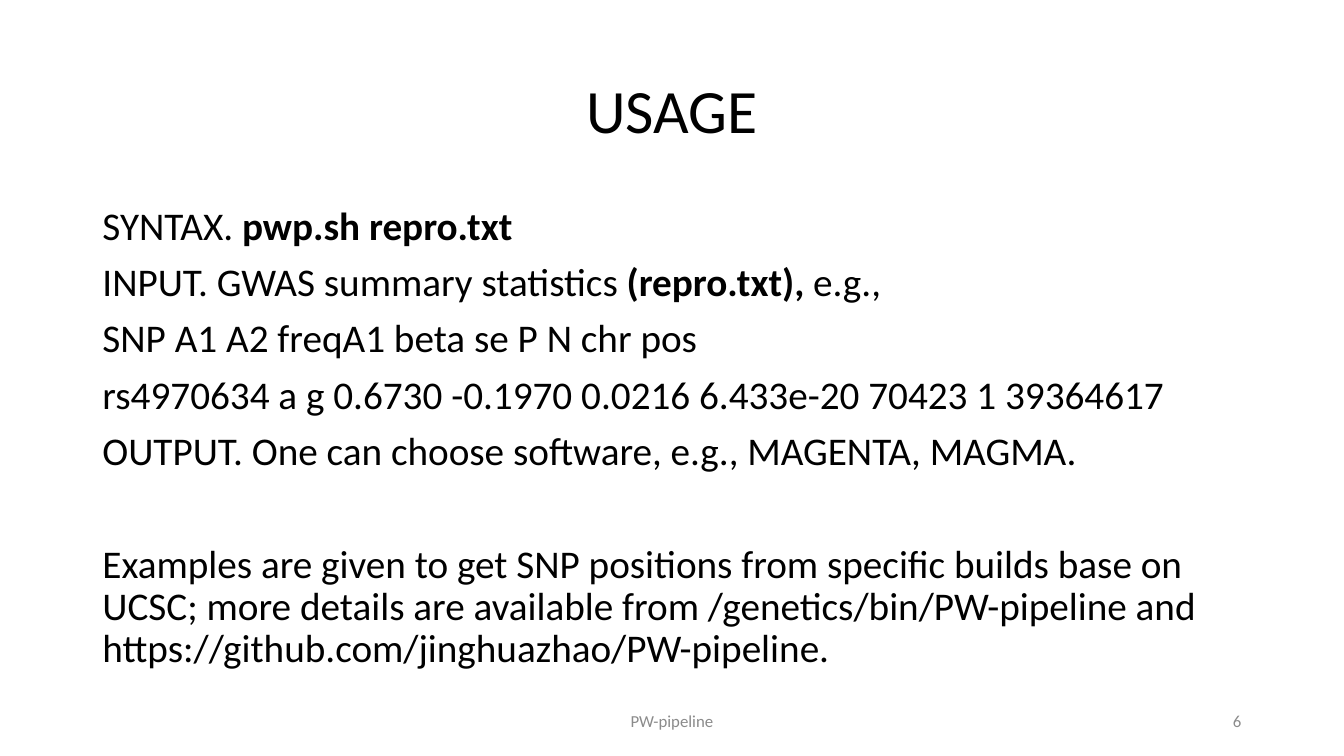
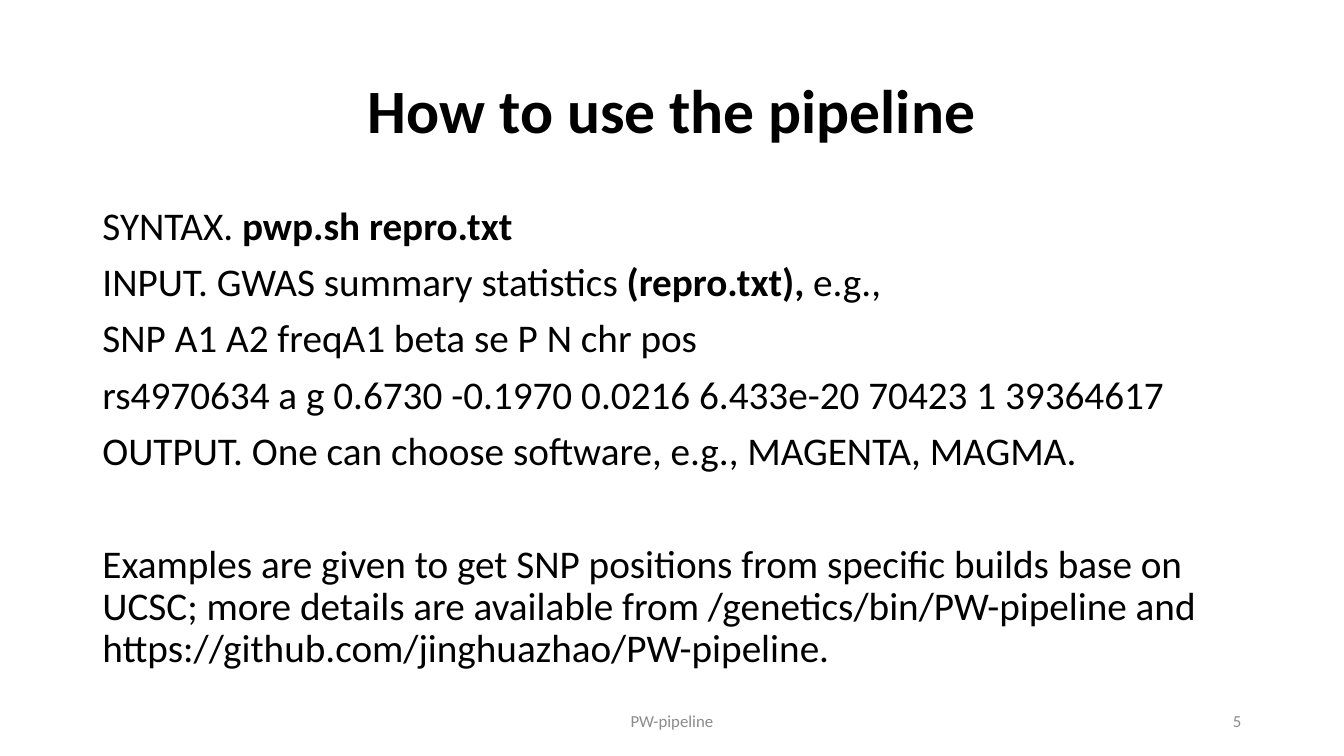
Before and after one commit to jinghuazhao/PW-pipeline, a slide deck: slide 5 of README.pptx (slide 6 before the commit). Drawn at 1344x756 pixels with LibreOffice and Linux fonts; fonts in the diff are those of the drawing. Boxes give left, top, right and bottom in pixels: in the first picture for what was removed or moved away, otherwise in the second. Text is boxed around its words. In the diff, an @@ line names an element or a change of style, - is before the commit and + after.

```diff
--- a/README.pptx
+++ b/README.pptx
@@ title at (368, 89, 975, 143): text changed; bold on @@
-USAGE
+How to use the pipeline
@@ page number at (1233, 716, 1241, 727): text changed @@
-6
+5
```
Also in this commit, not shown: 9 other slides changed, 2 slides added.
